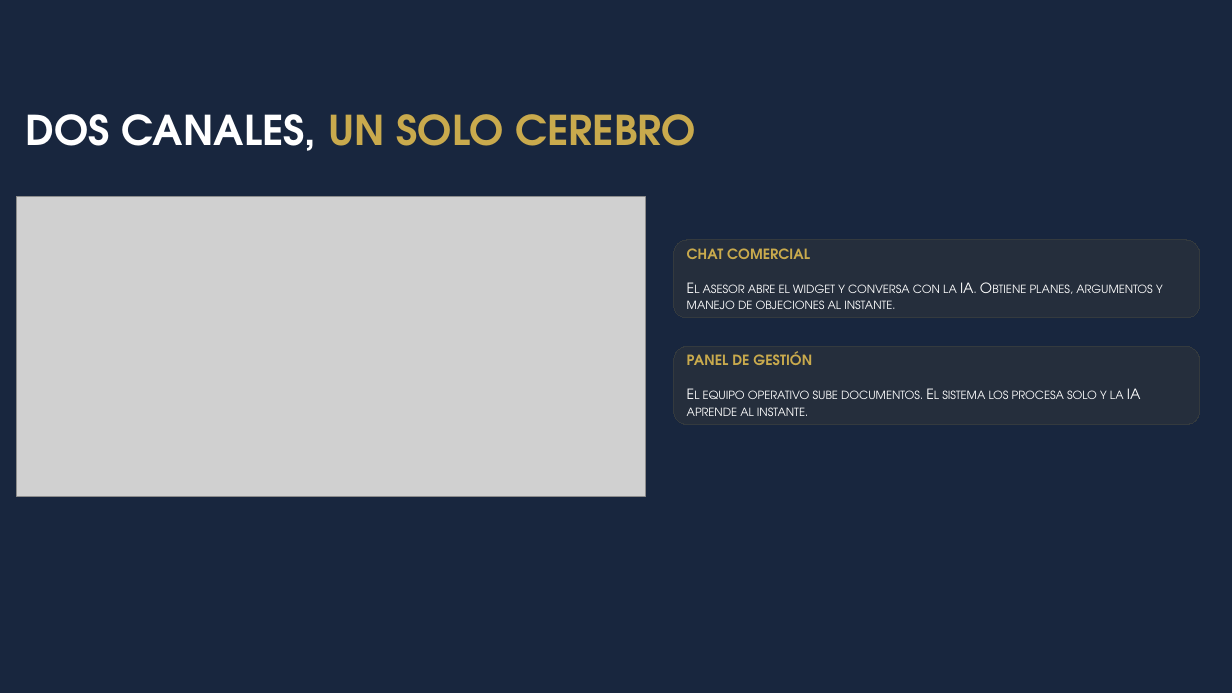
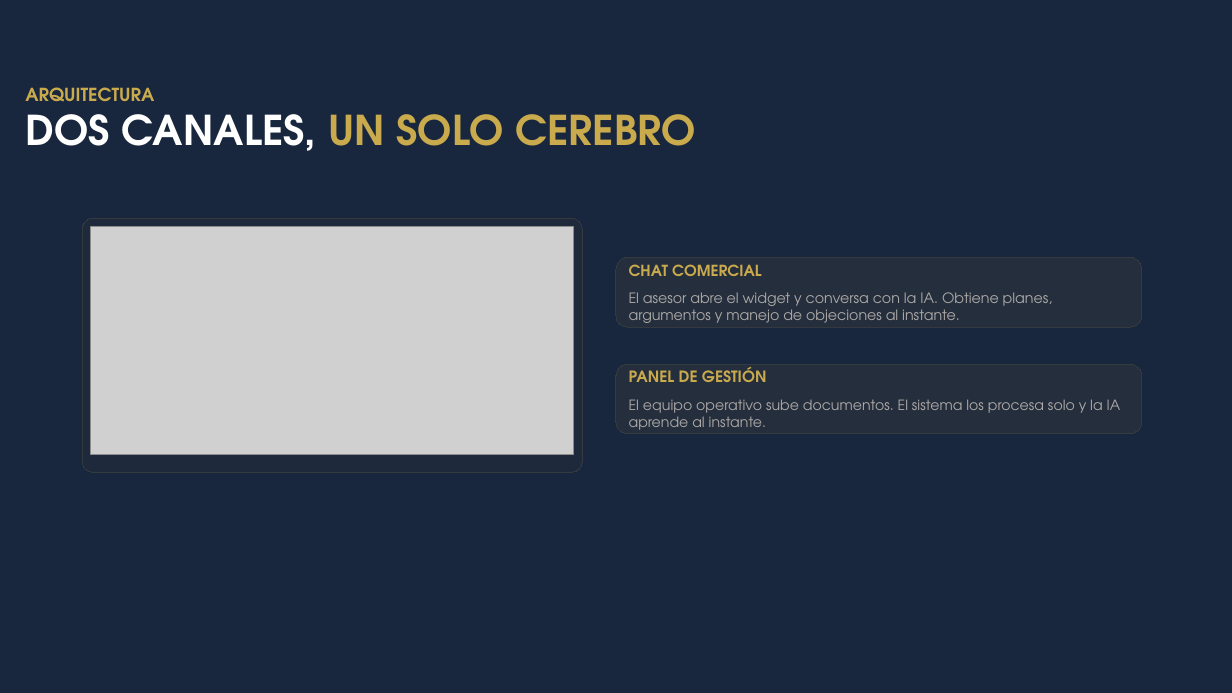
Before and after one commit to johnruedal96/capillas, a slide deck: slide 2 of Presentacion.pptx. Drawn at 1232x693 pixels with LibreOffice and Linux fonts; fonts in the diff are those of the drawing; grey boxes stand for pictures. Boxes give left, top, right and bottom in pixels: in the first picture for what was removed or moved away, otherwise in the second. Text is boxed around its words. In the diff, an @@ line names an element or a change of style, - is before the commit and + after.

Commit message:
update presentacion

```diff
--- a/Presentacion.pptx
+++ b/Presentacion.pptx
@@ text added at bbox=[25, 87, 154, 101], 14 pt, text #C9AA4D, bold @@
+ARQUITECTURA
@@ rounded rectangle added at bbox=[82, 218, 582, 472], fill #252E3C at 50% opacity, outline #343A3E 0.75 pt @@
@@ picture: place and size @@
-picture at bbox=[16, 197, 645, 496]
+picture at bbox=[91, 226, 574, 455]
@@ text "CHAT COMERCIAL": place and size @@
-text "CHAT COMERCIAL" at bbox=[674, 240, 1200, 318]
+text "CHAT COMERCIAL" at bbox=[616, 258, 1142, 327]
@@ text at bbox=[629, 264, 1053, 323]: text changed; size 11 to 11.1 pt; text colour gradient #FFFFFF to #BFBFBF to #ACA9A7 @@
-CHAT COMERCIAL
-El asesor abre el widget y conversa con la IA. Obtiene planes, argumentos y manejo de objeciones al instante.
+CHAT COMERCIAL
+El asesor abre el widget y conversa con la IA. Obtiene planes, argumentos y manejo de objeciones al instante.
@@ rounded rectangle "PANEL DE GESTIÓN": place and size @@
-rounded rectangle "PANEL DE GESTIÓN" at bbox=[674, 347, 1200, 424]
+rounded rectangle "PANEL DE GESTIÓN" at bbox=[616, 364, 1142, 433]
@@ text in rounded rectangle at bbox=[629, 367, 1121, 430]: text changed; text colour gradient #FFFFFF to #BFBFBF to #ACA9A7 @@
-PANEL DE GESTIÓN
-El equipo operativo sube documentos. El sistema los procesa solo y la IA aprende al instante.
+PANEL DE GESTIÓN
+El equipo operativo sube documentos. El sistema los procesa solo y la IA aprende al instante.
```
Also in this commit, not shown: 1 other slide changed, 10 slides added, 1 other file.
